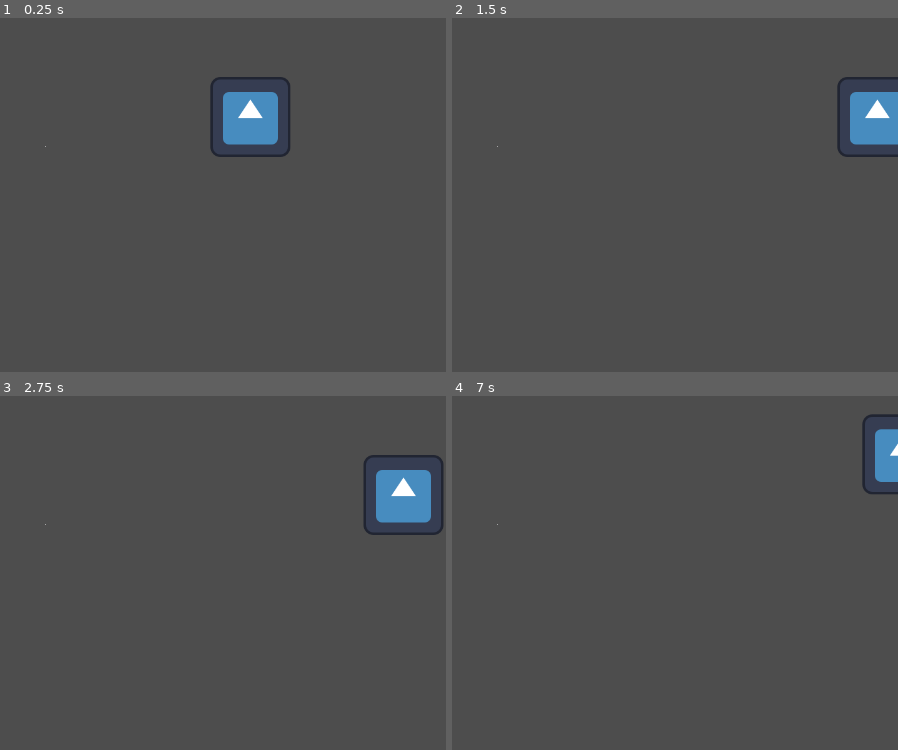
Above: before the commit, frames 1-4 (two rows, left to right).
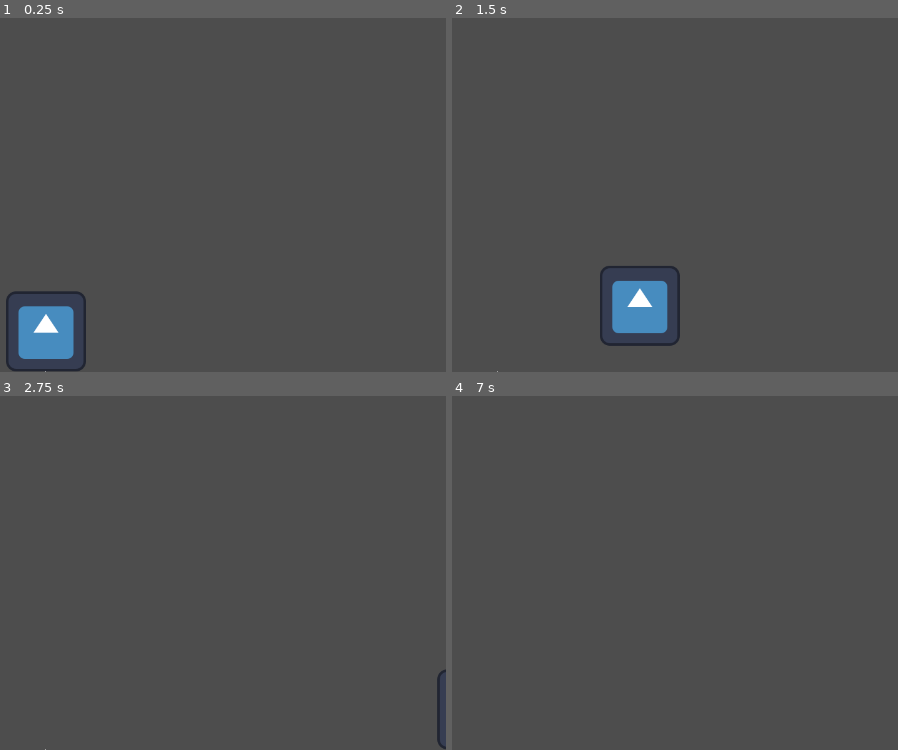
Above: after the commit, the same moments.

Repository: heliosalesjr/mtdvn
Game: Godot game, scene res://game.tscn
Two runs of this game, one before a commit and one after it. Both use one fixed random seed, a clock stepped at 60 frames per second and the inputs below. The engine's default icon, where the game draws it, is replaced by a stand-in: a white triangle on a blue panel in a dark square.
Inputs:
- Up to frame 1 (0.25 s): no input
- Up to frame 2 (1.5 s): tap Enter at 0.5 s; hold D (move_right) from 0.53 s (still down); tap Space (jump) at 0.77 s
- Up to frame 3 (2.75 s): tap Space (jump) at 1.52 s; release D (move_right) at 2.03 s; hold A (move_left) from 2.03 s (still down)
- Up to frame 4 (7 s): release A (move_left) at 2.78 s; hold D (move_right) 2.78-4.28 s; tap Space (jump) at 3.02, 3.77, 4.25, 4.52, 5.75, 6.02, 6.77 s; hold A (move_left) 4.28-5.03 s; tap Enter at 5, 6.5 s; hold D (move_right) 5.03-5.78 s; hold A (move_left) from 5.78 s (still down)

The runs differ from the first frame. In frame 1, 4.7% of the frame differs, in the area x 1-66%, y 16-100%; in frame 2, 4.3%; in frame 3, 2.5%; in frame 4, 1.0%.

Commit message:
deceleration and set up

Diff:
--- a/character.gd
+++ b/character.gd
@@ -3,6 +3,11 @@
 
 const SPEED = 300.0
 const JUMP_VELOCITY = -400.0
+
+@export var _move_speed: float = 2560
+@export var _acceleration: float = 512
+@export var _deceleration: float = 2048
+
 var direction: float
 
 func _physics_process(delta: float) -> void:
@@ -12,10 +17,12 @@
 	if Input.is_action_just_pressed("jump") and is_on_floor():
 		velocity.y = JUMP_VELOCITY
 
-	#var direction := Input.get_axis("move_left", "move_right")
 	if direction:
-		velocity.x = direction * SPEED
+		if velocity.x == 0 or sign(velocity.x) == sign(direction):
+			velocity.x = move_toward(velocity.x, direction * _move_speed, _acceleration * delta)
+		else:
+			velocity.x = move_toward(velocity.x, direction * _move_speed, _deceleration * delta)
 	else:
-		velocity.x = move_toward(velocity.x, 0, SPEED)
+		velocity.x = move_toward(velocity.x, 0, _deceleration * delta)
 
 	move_and_slide()
--- a/game.tscn
+++ b/game.tscn
@@ -1,7 +1,8 @@
-[gd_scene load_steps=4 format=3 uid="uid://chw2whwd06p15"]
+[gd_scene load_steps=5 format=3 uid="uid://chw2whwd06p15"]
 
 [ext_resource type="PackedScene" uid="uid://nj5inlfgwnv1" path="res://kitty.tscn" id="1_80nbo"]
 [ext_resource type="Script" uid="uid://dk81goi6xam4e" path="res://player.gd" id="2_e2o6t"]
+[ext_resource type="Script" uid="uid://b364j4vhn3a1e" path="res://character.gd" id="2_feb5d"]
 
 [sub_resource type="WorldBoundaryShape2D" id="WorldBoundaryShape2D_88gup"]
 distance = -16.0
@@ -15,13 +16,17 @@
 [node name="StaticBody2D" type="StaticBody2D" parent="WorldEnvironment"]
 
 [node name="CollisionShape2D" type="CollisionShape2D" parent="WorldEnvironment/StaticBody2D"]
+position = Vector2(0, -17)
 shape = SubResource("WorldBoundaryShape2D_88gup")
 
 [node name="Camera2D" type="Camera2D" parent="WorldEnvironment"]
-visible = false
+position = Vector2(0, -360)
 
 [node name="Kitty" parent="WorldEnvironment" instance=ExtResource("1_80nbo")]
-position = Vector2(327, 168)
+script = ExtResource("2_feb5d")
+_move_speed = 2560.0
+_acceleration = 512.0
+_deceleration = 2048.0
 
 [node name="Player" type="Node" parent="WorldEnvironment/Kitty" node_paths=PackedStringArray("character")]
 script = ExtResource("2_e2o6t")
Not shown, changed: character.gd.uid
